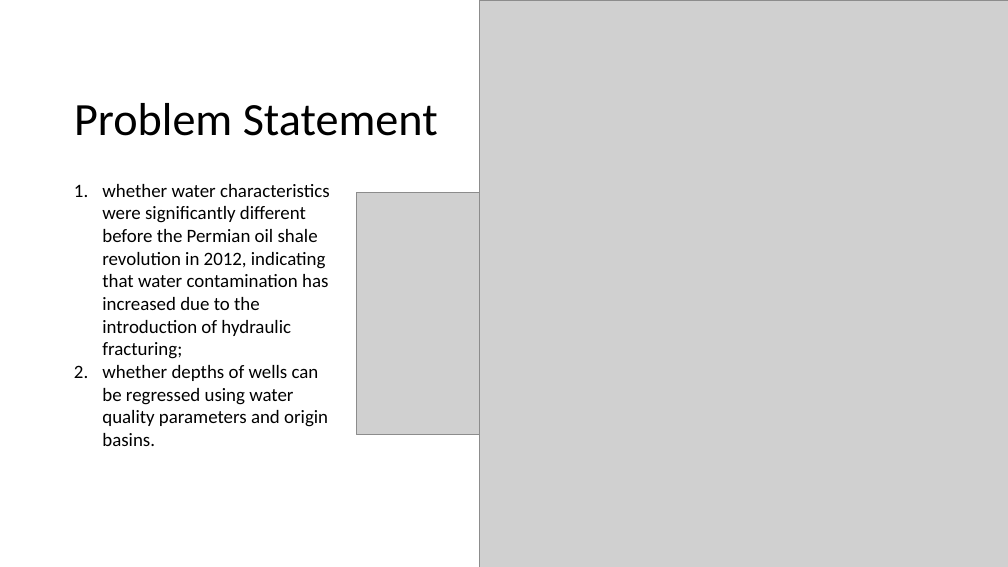
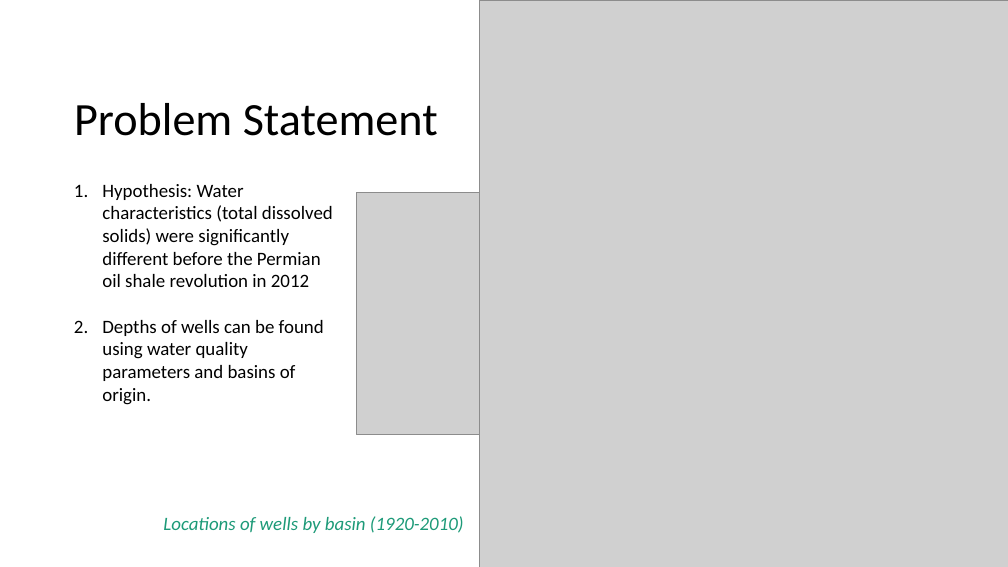
Before and after one commit to shubacca/Produced-Waters, a slide deck: slide 3 of Produced Waters/Project Deliverables/Slide Deck.pptx (slide 2 before the commit). Drawn at 1008x567 pixels with LibreOffice and Linux fonts; fonts in the diff are those of the drawing; grey boxes stand for pictures; background and template pictures are left out. Boxes give left, top, right and bottom in pixels: in the first picture for what was removed or moved away, otherwise in the second. Text is boxed around its words. In the diff, an @@ line names an element or a change of style, - is before the commit and + after.

Commit message:
Final slide deck

```diff
--- a/Produced Waters/Project Deliverables/Slide Deck.pptx
+++ b/Produced Waters/Project Deliverables/Slide Deck.pptx
@@ text at (102, 184, 333, 405): text changed @@
-1. whether water characteristics were significantly different before the Permian oil shale revolution in 2012, indicating that water contamination has increased due to the introduction of hydraulic fracturing;
-2. whether depths of wells can be regressed using water quality parameters and origin basins.
+1. Hypothesis: Water characteristics (total dissolved solids) were significantly different before the Permian oil shale revolution in 2012
+2. Depths of wells can be found using water quality parameters and basins of origin.
@@ text added at (163, 516, 464, 533), 18 pt, text #1D9A78, italic @@
+Locations of wells by basin (1920-2010)
```
Also in this commit, not shown: 13 slides added, 1 slide removed.
